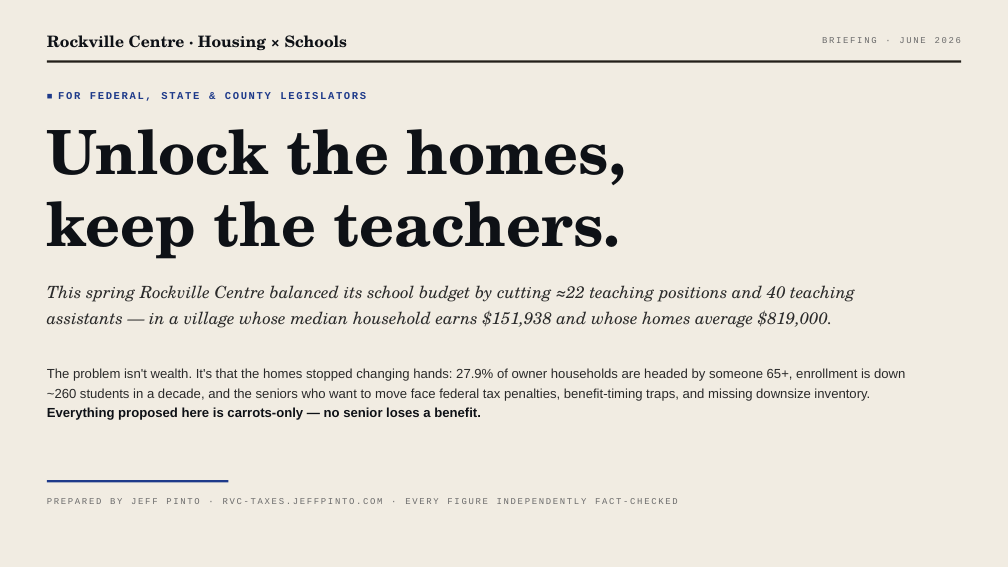
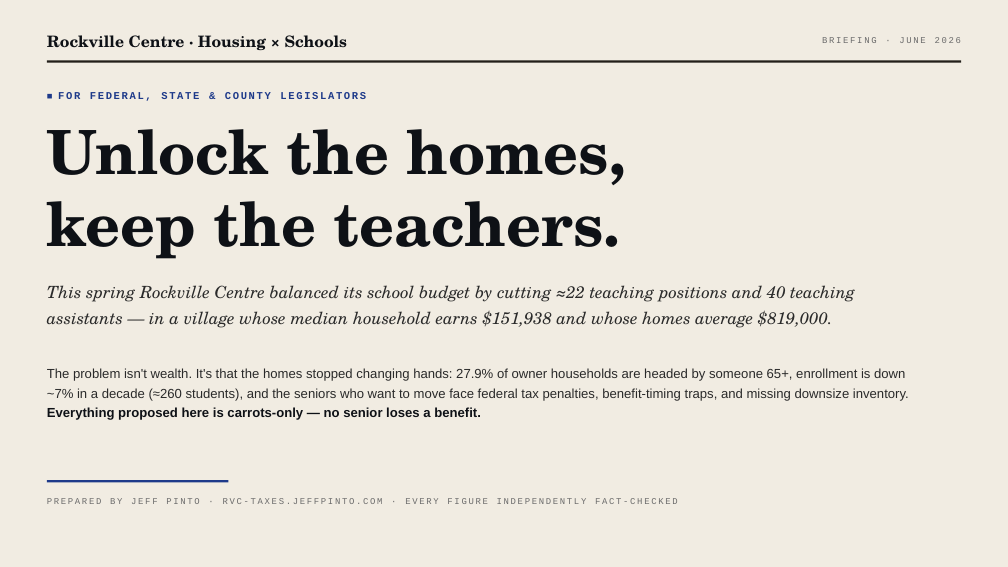
Before and after one commit to bigbrownjeff/rvc-homeowner-taxes, a slide deck: slide 1 of site/RVC_Legislator_Deck.pptx. Drawn at 1008x567 pixels with LibreOffice and Linux fonts; fonts in the diff are those of the drawing. Boxes give left, top, right and bottom in pixels: in the first picture for what was removed or moved away, otherwise in the second. Text is boxed around its words. In the diff, an @@ line names an element or a change of style, - is before the commit and + after.

```diff
--- a/site/RVC_Legislator_Deck.pptx
+++ b/site/RVC_Legislator_Deck.pptx
@@ text at [47, 368, 909, 420]: text changed @@
-The problem isn't wealth. It's that the homes stopped changing hands: 27.9% of owner households are headed by someone 65+, enrollment is down ~260 students in a decade, and the seniors who want to move face federal tax penalties, benefit-timing traps, and missing downsize inventory. Everything proposed here is carrots-only — no senior loses a benefit.
+The problem isn't wealth. It's that the homes stopped changing hands: 27.9% of owner households are headed by someone 65+, enrollment is down ~7% in a decade (≈260 students), and the seniors who want to move face federal tax penalties, benefit-timing traps, and missing downsize inventory. Everything proposed here is carrots-only — no senior loses a benefit.
```
Also in this commit, not shown: 17 other slides changed, 2 slides added, 3 slides removed, 4 other files.
